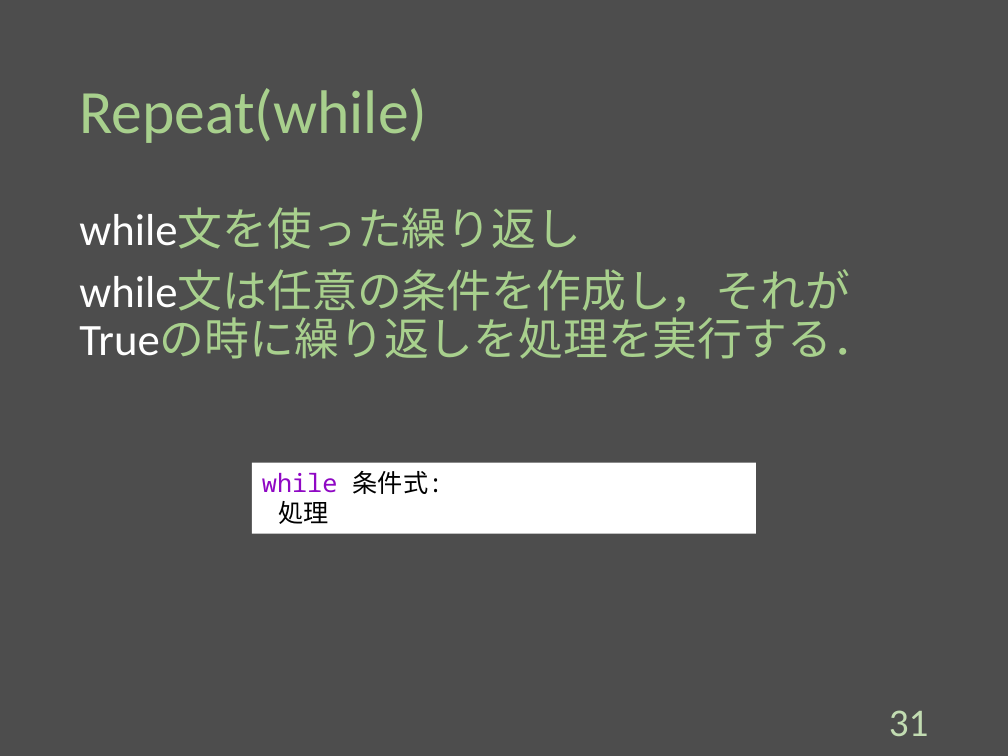
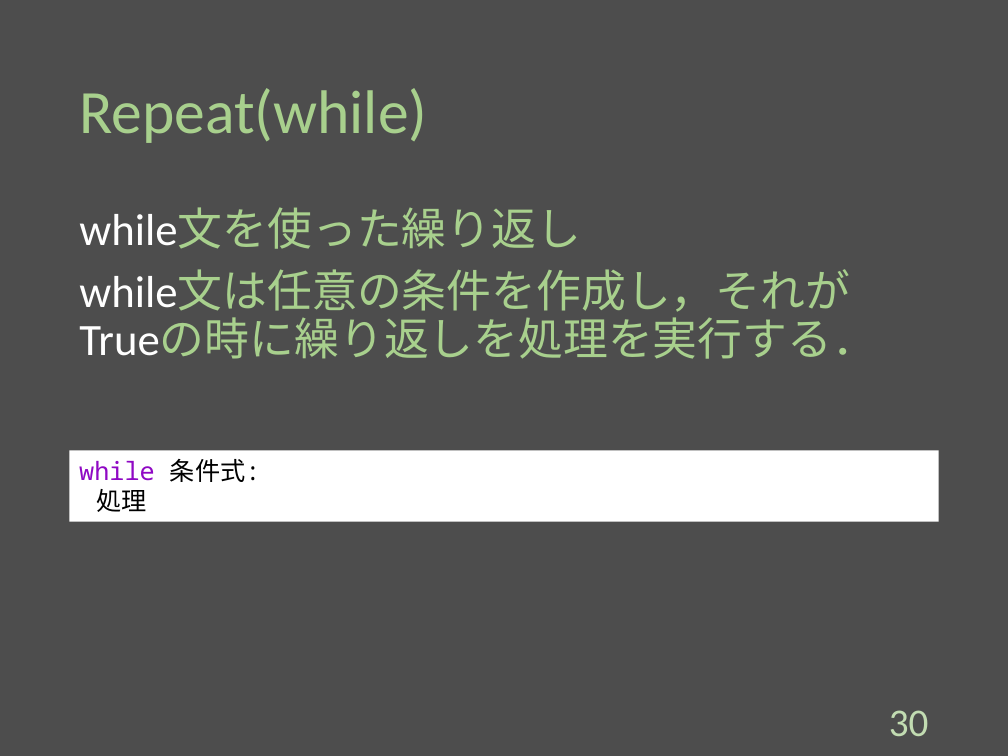
Before and after one commit to Melbeck777/program_seminar, a slide deck: slide 31 of ProgramSlide.pptx (slide 32 before the commit). Drawn at 1008x756 pixels with LibreOffice and Linux fonts; fonts in the diff are those of the drawing. Boxes give left, top, right and bottom in pixels: in the first picture for what was removed or moved away, otherwise in the second. Text is boxed around its words. In the diff, an @@ line names an element or a change of style, - is before the commit and + after.

```diff
--- a/ProgramSlide.pptx
+++ b/ProgramSlide.pptx
@@ rectangle "while 条件式:": place and size @@
-rectangle "while 条件式:" at (252, 463, 756, 534)
+rectangle "while 条件式:" at (70, 451, 938, 522)
@@ page number at (889, 710, 929, 736): text changed @@
-31
+30
```
Also in this commit, not shown: 15 other slides changed, 1 slide removed.
